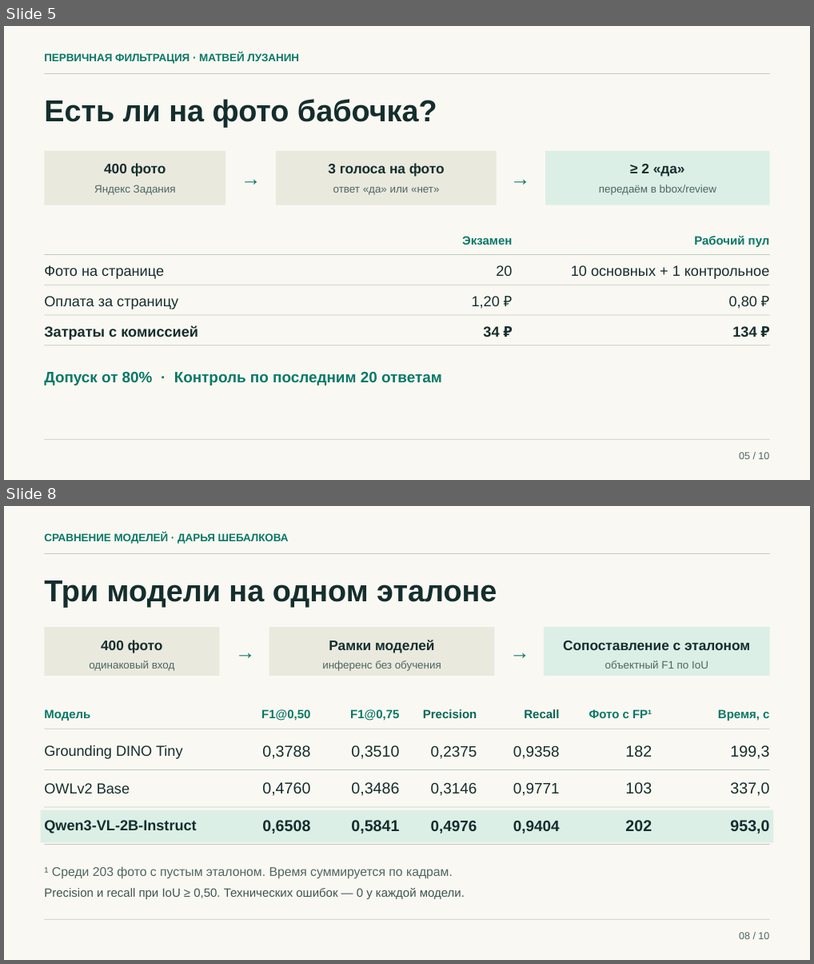
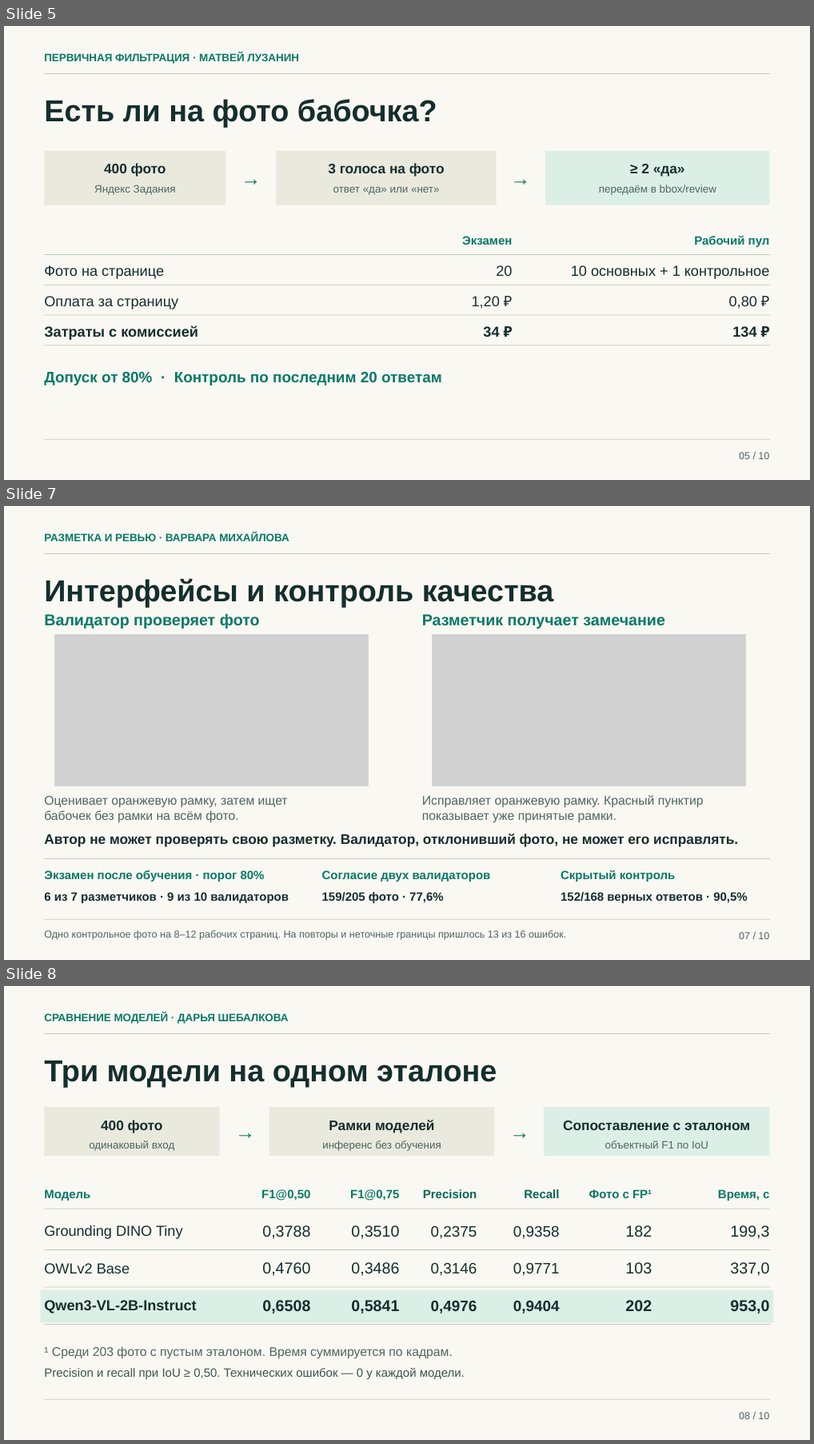
Before and after one commit to darya-sheb/data-labeling-shad, a slide deck: Детекция бабочек - защита проекта.pptx. Shown one above the other, each under a label of ours: slides 5 and 8 before the commit, slides 5, 7 and 8 after it; the slides between them are not shown. The pictures are 814x964 and 814x1444 pixels, drawn with LibreOffice and Linux fonts; fonts in the diff are those of the drawing; grey boxes stand for pictures. Boxes give left, top, right and bottom in pixels: in the first picture for what was removed or moved away, otherwise in the second. Text is boxed around its words. In the diff, an @@ line names an element or a change of style, - is before the commit and + after.

Commit message:
Обновить слайды о ревью и контроле качества в презентации

```diff
--- a/Детекция бабочек - защита проекта.pptx
+++ b/Детекция бабочек - защита проекта.pptx
@@ slide 7 added at [4,506,810,960], background #FAF8F2 @@
@@ text added at [44,532,289,544], 12.8 pt, text #087968, bold @@
+РАЗМЕТКА И РЕВЬЮ · ВАРВАРА МИХАЙЛОВА
@@ rectangle added at [45,553,770,554], fill #BCCBC2 @@
@@ text added at [44,579,554,607], 36 pt, text #142E2D, bold @@
+Интерфейсы и контроль качества
@@ text added at [44,613,260,628], 18.8 pt, text #087968, bold @@
+Валидатор проверяет фото
@@ text added at [422,614,666,628], 18.8 pt, text #087968, bold @@
+Разметчик получает замечание
@@ picture added at [54,634,368,785] @@
@@ rectangle added at [54,634,368,785], outline #D4D9D5 0.75 pt @@
@@ picture added at [432,634,746,785] @@
@@ rectangle added at [432,634,746,785], outline #D4D9D5 0.75 pt @@
@@ text added at [44,796,288,808], 15 pt, text #4D6662 @@
+Оценивает оранжевую рамку, затем ищет
@@ text added at [44,810,239,823], 15 pt, text #4D6662 @@
+бабочек без рамки на всём фото.
@@ text added at [422,795,704,808], 15 pt, text #4D6662 @@
+Исправляет оранжевую рамку. Красный пунктир
@@ text added at [422,812,617,823], 15 pt, text #4D6662 @@
+показывает уже принятые рамки.
@@ text added at [44,833,738,846], 16.5 pt, text #142E2D, bold @@
+Автор не может проверять свою разметку. Валидатор, отклонивший фото, не может его исправлять.
@@ rectangle added at [45,858,770,859], fill #BCCBC2 @@
@@ text added at [44,870,265,881], 14.2 pt, text #087968, bold @@
+Экзамен после обучения · порог 80%
@@ text added at [322,870,491,881], 14.2 pt, text #087968, bold @@
+Согласие двух валидаторов
@@ text added at [561,870,675,881], 14.2 pt, text #087968, bold @@
+Скрытый контроль
@@ text added at [44,891,289,904], 14.2 pt, text #142E2D, bold @@
+6 из 7 разметчиков · 9 из 10 валидаторов
@@ text added at [322,892,443,903], 14.2 pt, text #142E2D, bold @@
+159/205 фото · 77,6%
@@ text added at [561,892,747,903], 14.2 pt, text #142E2D, bold @@
+152/168 верных ответов · 90,5%
@@ text added at [44,930,566,940], 12 pt, text #4D6662 @@
+Одно контрольное фото на 8–12 рабочих страниц. На повторы и неточные границы пришлось 13 из 16 ошибок.
@@ rectangle added at [45,919,770,919], fill #BCCBC2 @@
@@ text added at [739,932,770,939], 12 pt, text #4D6662 @@
+07 / 10
```
Also in this commit, not shown: 1 other slide added, 2 slides removed.
